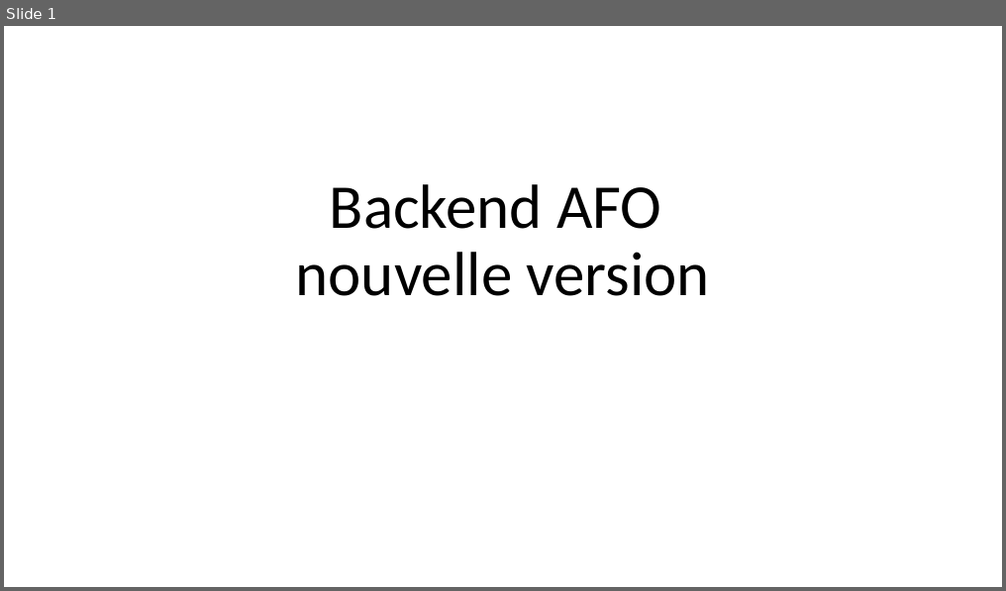
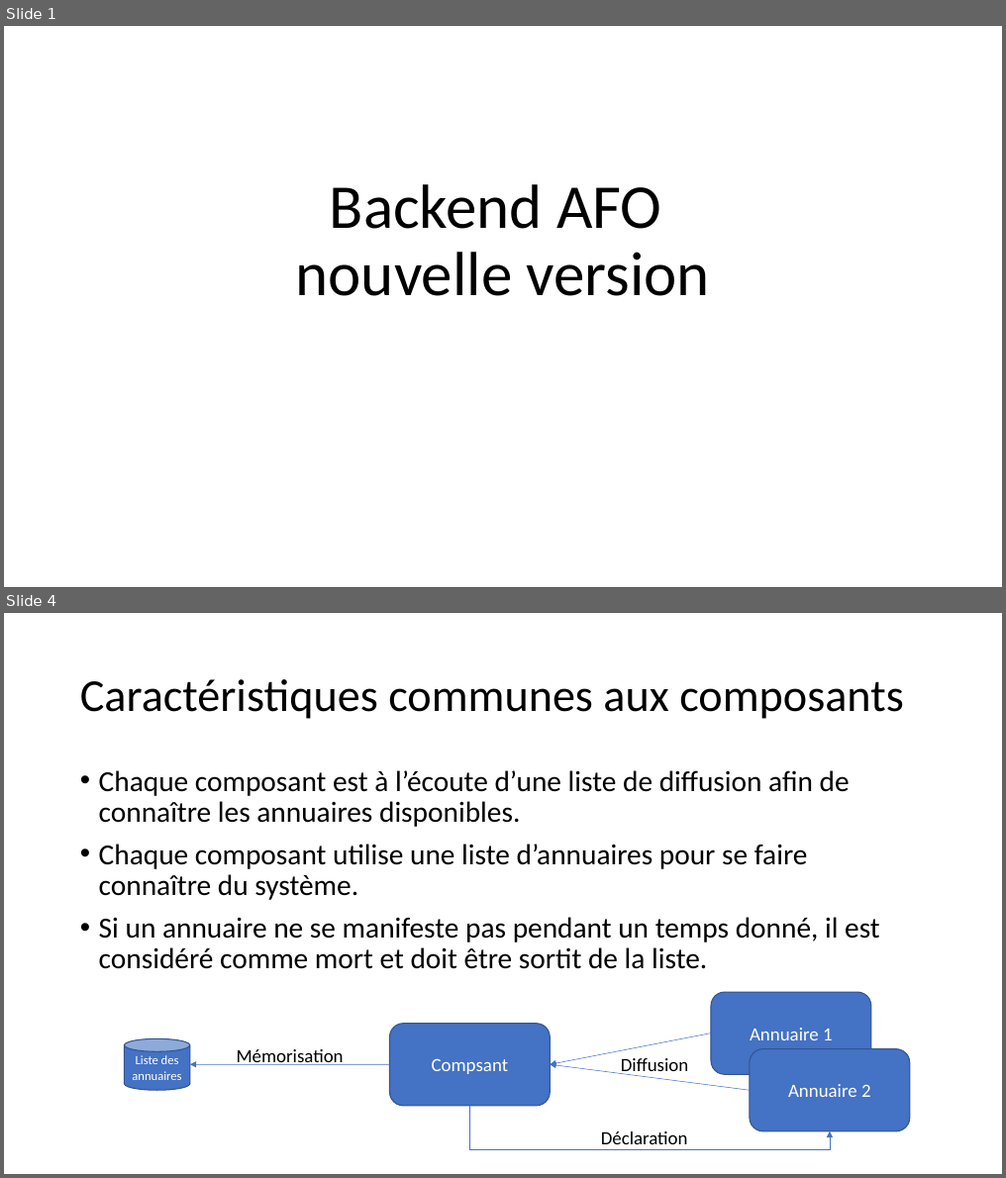
Before and after one commit to apulcino/MSAFO, a slide deck: maquette.pptx. Shown one above the other, each under a label of ours: slide 1 before the commit, slides 1 and 4 after it; the slides between them are not shown. The pictures are 1006x591 and 1006x1178 pixels, drawn with LibreOffice and Linux fonts; fonts in the diff are those of the drawing. Boxes give left, top, right and bottom in pixels: in the first picture for what was removed or moved away, otherwise in the second. Text is boxed around its words. In the diff, an @@ line names an element or a change of style, - is before the commit and + after.

```diff
--- a/maquette.pptx
+++ b/maquette.pptx
@@ slide 4 added at [4,613,1002,1174], background #FFFFFF @@
@@ title added at [80,679,904,719], 44 pt, text #000000 @@
+Caractéristiques communes aux composants
@@ text added at [99,770,880,969], 28 pt, text #000000 @@
+• Chaque composant est à l’écoute d’une liste de diffusion afin de connaître les annuaires disponibles.
+• Chaque composant utilise une liste d’annuaires pour se faire connaître du système.
+• Si un annuaire ne se manifeste pas pendant un temps donné, il est considéré comme mort et doit être sortit de la liste.
@@ rounded rectangle added at [711,992,871,1075], fill #4472C4, outline #325491 1 pt, 18 pt, text #FFFFFF @@
+Annuaire 1
@@ rounded rectangle added at [389,1023,549,1106], fill #4472C4, outline #325491 1 pt, 18 pt, text #FFFFFF @@
+Compsant
@@ cylinder added at [125,1039,190,1090], fill #4472C4, outline #325491 1 pt, 12 pt, text #FFFFFF @@
+Liste des annuaires
@@ text added at [237,1050,344,1065], 18 pt, text #000000 @@
+Mémorisation
@@ arrow added from (711, 1034) to (549, 1065), #4472C4 0.5 pt @@
@@ rounded rectangle added at [749,1050,910,1132], fill #4472C4, outline #325491 1 pt, 18 pt, text #FFFFFF @@
+Annuaire 2
@@ arrow added from (389, 1065) to (190, 1065), #4472C4 0.5 pt @@
@@ arrow added from (749, 1090) to (549, 1065), #4472C4 0.5 pt @@
@@ text added at [621,1059,688,1077], 18 pt, text #000000 @@
+Diffusion
@@ elbow arrow added from (469, 1106) to (830, 1132), #4472C4 0.5 pt @@
@@ text added at [601,1132,688,1145], 18 pt, text #000000 @@
+Déclaration
```
Also in this commit, not shown: 9 slides changed, 1 other slide added, 3 other files.
